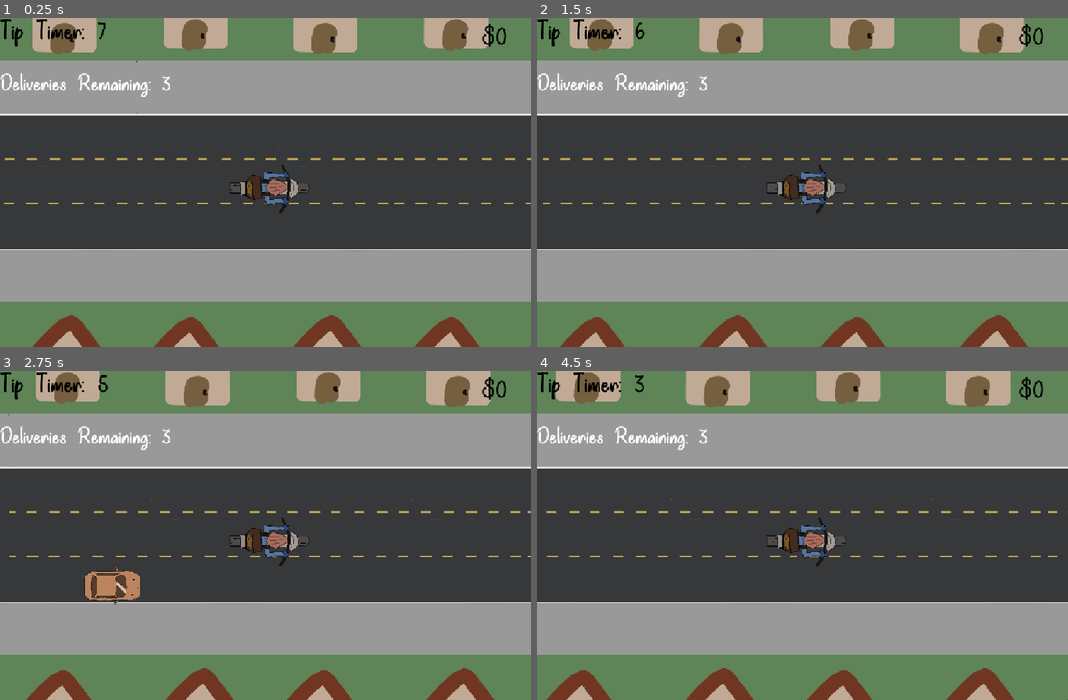
Above: before the commit, frames 1-4 (two rows, left to right).
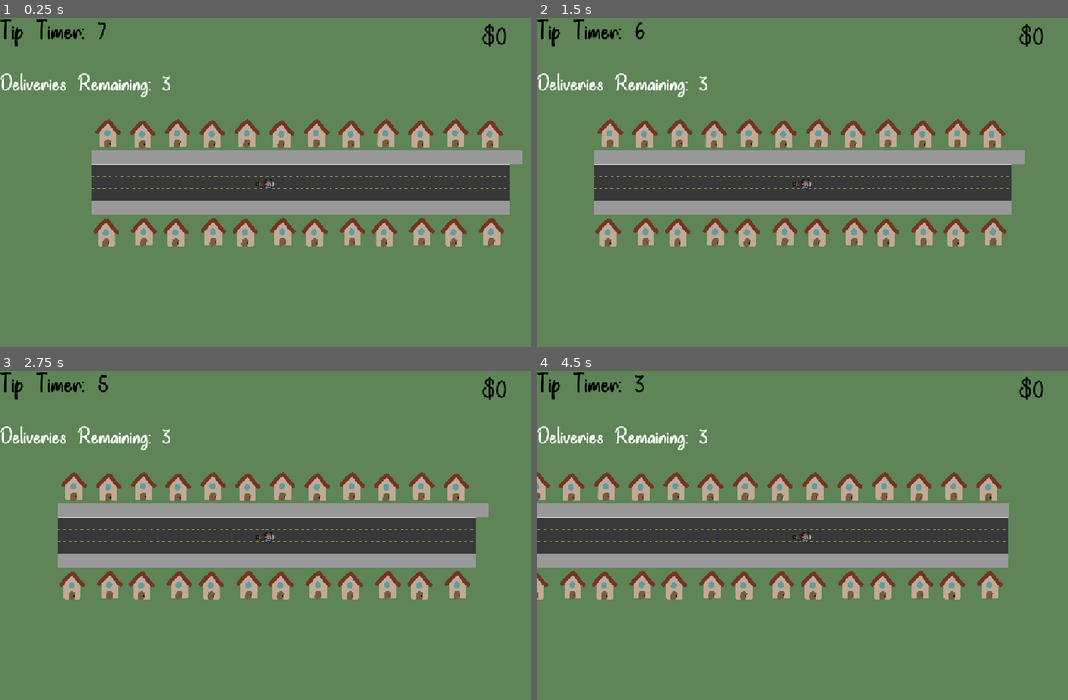
Above: after the commit, the same moments.

Repository: andreaTheCoder/brackeysgamejam
Game: Godot game, scene res://scenes/game.tscn
Same seed, same stepped clock (60 frames per second), same inputs: the game is played once before the commit and once after it.
Inputs:
- Up to frame 1 (0.25 s): no input
- Up to frame 2 (1.5 s): tap Enter at 0.5 s; hold Right (forward) 0.53-1.28 s; hold Space (button) 0.53-1.28 s; hold Left (backward) from 1.28 s (still down); tap Shift (deliver) at 1.35 s
- Up to frame 3 (2.75 s): release Left (backward) at 2.03 s; hold Right (forward) from 2.03 s (still down); hold Space (button) from 2.03 s (still down)
- Up to frame 4 (4.5 s): release Space (button) at 2.78 s; tap Shift (deliver) at 2.85, 4.35 s; release Right (forward) at 3.53 s; hold Space (button) 3.53-4.28 s; hold Left (backward) from 3.53 s (still down)

The runs differ from the first frame. In frame 1, 73% of the frame differs, in the area x 0-100%, y 0-100%; in frame 2, 73%; in frame 3, 73%; in frame 4, 72%.

Commit message:
cars now spawn in front

Diff:
--- a/scenes/game.tscn
+++ b/scenes/game.tscn
@@ -120,15 +120,32 @@
 
 [node name="Camera2D" type="Camera2D" parent="Bike"]
 position = Vector2(0, -2)
-zoom = Vector2(7.5, 7.5)
+zoom = Vector2(2, 2)
 
-[node name="Spawner" parent="Bike" instance=ExtResource("2_iywne")]
+[node name="back" type="Node2D" parent="Bike"]
+
+[node name="Spawner" parent="Bike/back" instance=ExtResource("2_iywne")]
+position = Vector2(-59.6491, 1.16959)
+front = false
+
+[node name="Spawner2" parent="Bike/back" instance=ExtResource("2_iywne")]
+position = Vector2(-59.8246, -11.0526)
+front = false
+
+[node name="Spawner3" parent="Bike/back" instance=ExtResource("2_iywne")]
+position = Vector2(-59.6491, 14.0351)
+front = false
+
+[node name="front" type="Node2D" parent="Bike"]
+position = Vector2(160.234, 0)
+
+[node name="Spawner" parent="Bike/front" instance=ExtResource("2_iywne")]
 position = Vector2(-59.6491, 1.16959)
 
-[node name="Spawner2" parent="Bike" instance=ExtResource("2_iywne")]
+[node name="Spawner2" parent="Bike/front" instance=ExtResource("2_iywne")]
 position = Vector2(-59.8246, -11.0526)
 
-[node name="Spawner3" parent="Bike" instance=ExtResource("2_iywne")]
+[node name="Spawner3" parent="Bike/front" instance=ExtResource("2_iywne")]
 position = Vector2(-59.6491, 14.0351)
 
 [node name="Game Manager" type="Node" parent="."]
--- a/scripts/NPCcar.gd
+++ b/scripts/NPCcar.gd
@@ -1,5 +1,5 @@
 extends Area2D
-
+var front
 const SPEED = 75
 var direction = -1
 @onready var bike: CharacterBody2D = $"../Bike"
--- a/scripts/spawner.gd
+++ b/scripts/spawner.gd
@@ -1,30 +1,40 @@
 extends Node2D
 
-@export var spawn_direction = 1
+@export var front = true
 @onready var spawn_timer: Timer = $SpawnTimer
 
 var car_template = preload("res://scenes/NPCcar.tscn")
 
 # Set possible min/max wait times for cars to spawn
-const minSpawnTime: float = 1
+const minSpawnTime: float = 5
 const maxSpawnTime: float = 9
 const STARTING_BEHIND_X = 100 # x that the car spawns behind the player
 
 
 func _ready() -> void:
-	spawn_timer.wait_time = randf_range(minSpawnTime, maxSpawnTime)
+	if front:
+		spawn_timer.wait_time = randf_range(minSpawnTime, maxSpawnTime*.5)
+	else:
+		spawn_timer.wait_time = randf_range(minSpawnTime, maxSpawnTime)
 	spawn_timer.start()
 
 # Instaniates car at spawner node
 func spawn_car():
 	var my_car = car_template.instantiate()
-	my_car.position.x = get_parent().position.x - STARTING_BEHIND_X
+	if front:
+		my_car.position.x = get_parent().get_parent().position.x + STARTING_BEHIND_X
+	else:
+		my_car.position.x = get_parent().get_parent().position.x - STARTING_BEHIND_X
 	my_car.position.y = position.y
-	get_parent().get_parent().add_child(my_car)
-	my_car.direction = spawn_direction
+	# family tree be like
+	get_parent().get_parent().get_parent().add_child(my_car)
+	my_car.direction = 1
 
 # Spawns new car and restarts timer at random interval
 func _on_spawn_timer_timeout() -> void:
 	spawn_car()
-	spawn_timer.wait_time = randf_range(minSpawnTime, maxSpawnTime)
+	if front:
+		spawn_timer.wait_time = randf_range(minSpawnTime, maxSpawnTime*.5)
+	else:
+		spawn_timer.wait_time = randf_range(minSpawnTime, maxSpawnTime)
 	spawn_timer.start()
